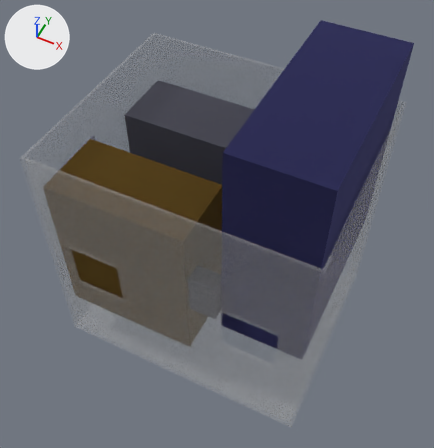
A saved change to the glTF model assemblies/grid-container/defense-ac/assembly-exploded.glb.
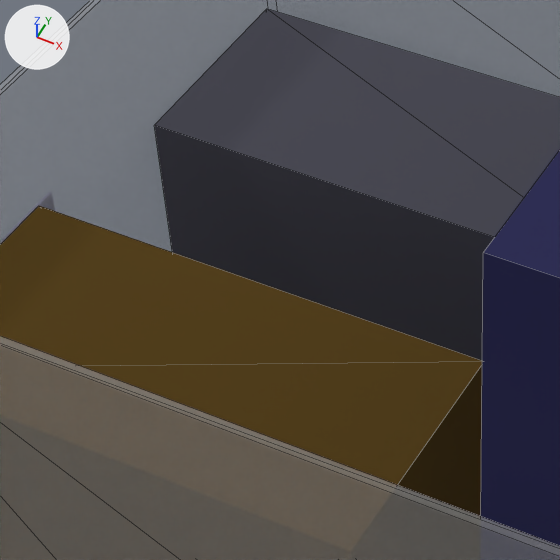
Each version appears first whole from a 50 mm lens placed at (2013.0, -4142.0, 6656.0), pointed at (-2.0, -111.0, 1618.0), and next in a close-up on the part from 18% to 57% of the width and 17% to 55% of the height. Arrows for +X, +Y and +Z are at upper left; the lights stay in place. The older version's two pictures come first. The close-ups show mesh edges as thin lines. Where no turn or scale is listed for an object, it has been applied to the vertices. Vertices at exactly the same position are counted once.

Objects in the first close-up: 'GRD-LVS-001', 'GRD-SWG-001', 'GRD-XFM-001', 'container_shell'.
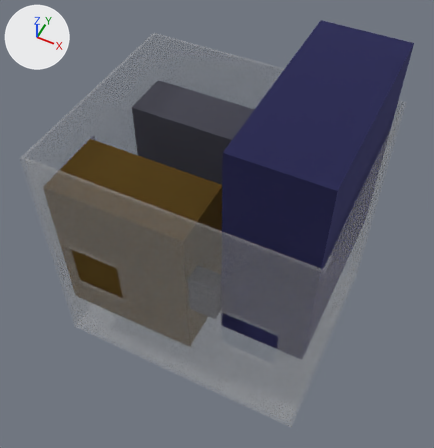
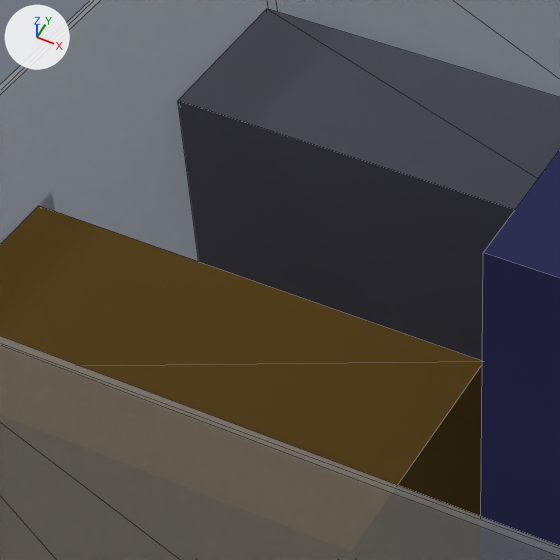
Where the newer file only moved an object's origin or applied its transform, the numbers keep the older frame.

What differs and where, as boxes [x1, y1, x2, y2] in the close-ups (560 x 560 px; the box of a moved part takes in the faces that stretch with it):
```json
{"part": 1, "of": "me_grd_lvs_001", "change": "moved or reshaped", "before": [154, 16, 539, 262], "after": [178, 16, 539, 262]}
```

Scene script edits in JSON lines:
```json
{"block": "me_grd_lvs_001", "where": "# used by ob_grd_lvs_001; location = (-510.0, 737.0, 1162.0)"}
{"block": "me_grd_lvs_001", "where": "# verts and faces of me_grd_lvs_001; kept vertices keep their numbers, new ones are numbered from 8"}
{"block": "me_grd_lvs_001", "where": "# before: 0 (915.0, -381.0, -1162.0), 1 (915.0, -381.0, 1162.0), 2 (-915.0, -381.0, -1162.0), 3 (-915.0, -381.0, 1162.0) at pixel (154, 125), 4 (915.0, 381.0, -1162.0)"}
{"block": "me_grd_lvs_001", "where": "# before: 5 (915.0, 381.0, 1162.0), 6 (-915.0, 381.0, -1162.0), 7 (-915.0, 381.0, 1162.0) at pixel (266, 8)"}
{"op": "remove", "block": "me_grd_lvs_001", "code": "me_grd_lvs_001.from_pydata(...)  # 8 vertices, 12 faces; spans x -915.0..915.0, y -381.0..381.0, z -1162.0..1162.0"}
{"op": "add", "block": "me_grd_lvs_001", "code": "me_grd_lvs_001.from_pydata(...)  # 8 vertices, 12 faces; spans x -915.0..915.0, y -229.0..381.0, z -1162.0..1162.0"}
{"block": "me_grd_lvs_001", "change": "me_grd_lvs_001 part 1"}
{"op": "add", "block": "me_grd_lvs_001", "code": "delete_faces([(0, 4, 5), (0, 5, 1), (2, 7, 6), (2, 3, 7)])"}
{"op": "add", "block": "me_grd_lvs_001", "code": "for i in [*range(0, 4)]: verts[i] += (0.0, 152.0, 0.0)"}
{"op": "add", "block": "me_grd_lvs_001", "code": "faces += [(0, 4, 1), (1, 4, 5), (2, 3, 6), (3, 7, 6)]"}
```
